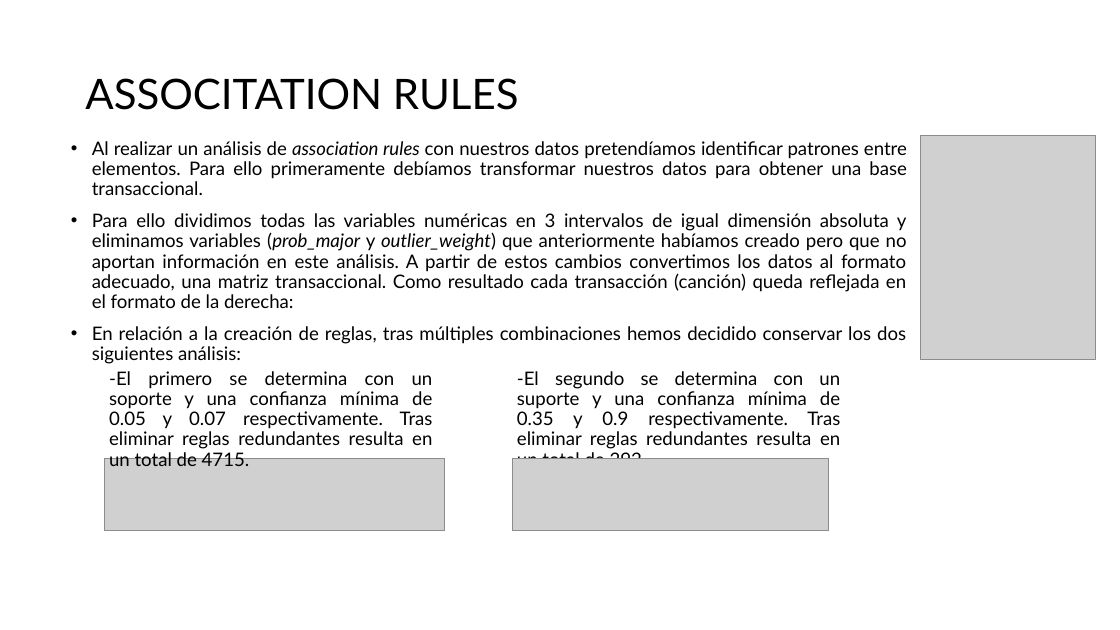
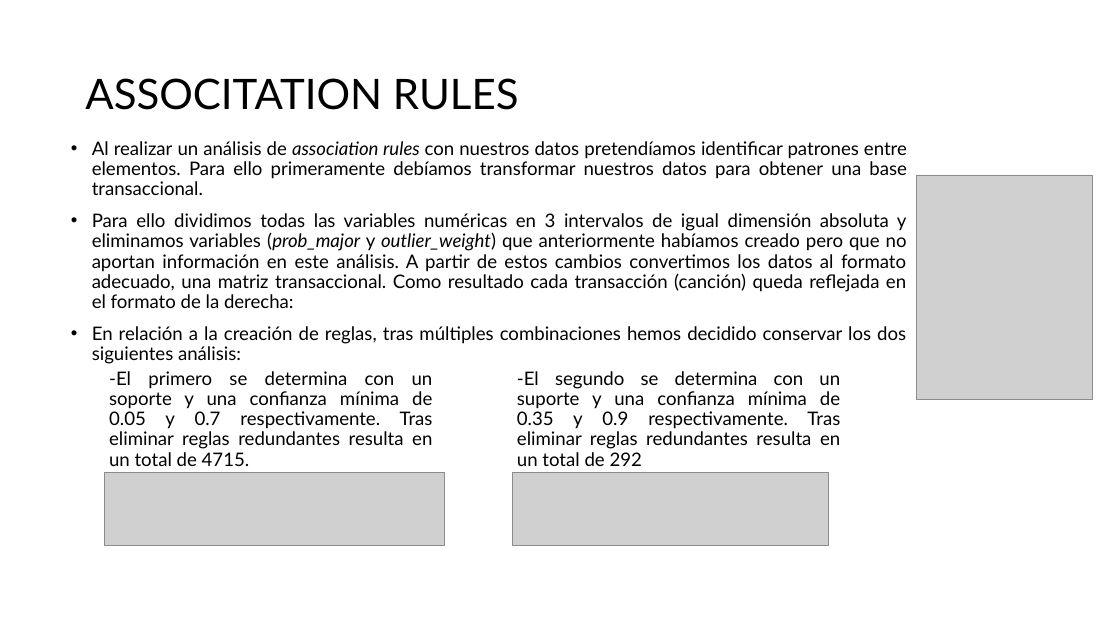
Before and after one commit to benet1one/Mineria, a slide deck: slide 11 of Report_new.pptx. Drawn at 1120x630 pixels with LibreOffice and Linux fonts; fonts in the diff are those of the drawing; grey boxes stand for pictures. Boxes give left, top, right and bottom in pixels: in the first picture for what was removed or moved away, otherwise in the second. Text is boxed around its words. In the diff, an @@ line names an element or a change of style, - is before the commit and + after.

Commit message:
Report- association rules

```diff
--- a/Report_new.pptx
+++ b/Report_new.pptx
@@ picture: place and size @@
-picture at box(920, 135, 1096, 360)
+picture at box(917, 175, 1092, 399)
@@ text at box(109, 371, 433, 466): text changed @@
--El primero se determina con un soporte y una confianza mínima de 0.05 y 0.07 respectivamente. Tras eliminar reglas redundantes resulta en un total de 4715.
+-El primero se determina con un soporte y una confianza mínima de 0.05 y 0.7 respectivamente. Tras eliminar reglas redundantes resulta en un total de 4715.
@@ picture: place and size @@
-picture at box(104, 459, 444, 531)
+picture at box(104, 472, 444, 544)
@@ picture: place and size @@
-picture at box(513, 459, 828, 531)
+picture at box(513, 472, 828, 544)
```
Also in this commit, not shown: 2 slides added, 2 slides removed.
